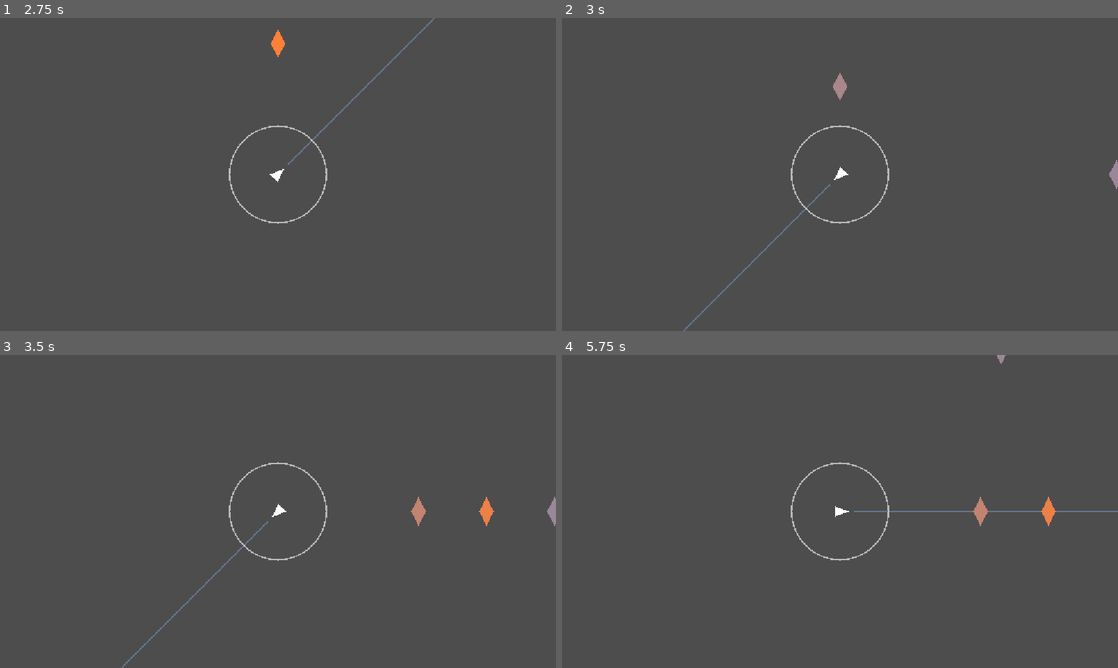
Above: before the commit, frames 1-4 (two rows, left to right).
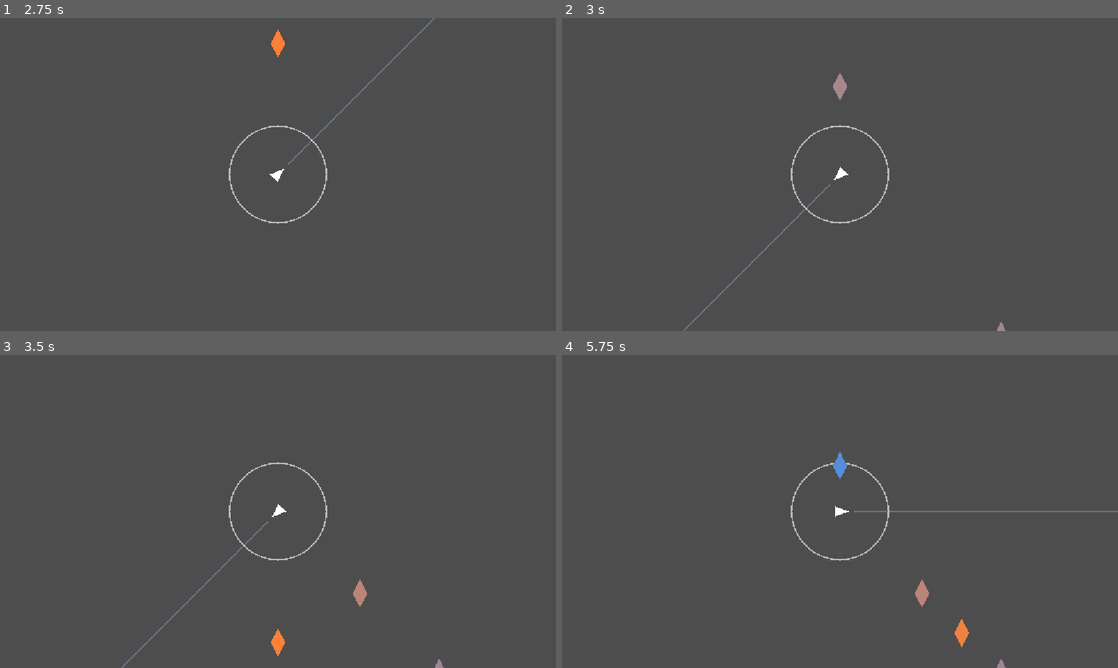
Above: after the commit, the same moments.

Repository: dreik123/MusicBullet
Game: Godot game, scene res://main.tscn
The game is run twice, just before and just after one commit, with the same random seed, the same clock (stepped at 60 frames per second) and the same inputs.
Inputs (mouse positions are in pixels of both pictures, inside the frame that each line leads up to):
- Up to frame 1 (2.75 s): tap Enter at 0.5, 2 s; move the mouse to (400, 158) at 0.52 s; press the mouse at (400, 158) at 0.53 s; tap Space at 1.25 s; move the mouse to (166, 190) at 1.27 s; release the mouse at (166, 190) at 1.28 s; click (166, 190) at 1.35 s; move the mouse to (333, 105) at 2.02 s; press the mouse at (333, 105) at 2.03 s
- Up to frame 2 (3 s): move the mouse to (812, 237) at 2.77 s; release the mouse at (812, 237) at 2.78 s; click (812, 237) at 2.85 s
- Up to frame 3 (3.5 s): no input
- Up to frame 4 (5.75 s): move the mouse to (1006, 558) at 3.52 s; press the mouse at (1006, 558) at 3.53 s; move the mouse to (673, 464) at 4.27 s; release the mouse at (673, 464) at 4.28 s; click (673, 464) at 4.35 s; move the mouse to (867, 511) at 5.02 s; press the mouse at (867, 511) at 5.03 s

Frame 1 is identical in both runs. In frame 2, 0.1% of the frame differs, in the area x 78-100%, y 45-100%; in frame 3, 0.6%; in frame 4, 0.7%, in the area x 48-89%, y 0-100%.

Commit message:
implemented paino voice and added bass notes

Diff:
--- a/main.gd
+++ b/main.gd
@@ -21,81 +21,84 @@
 var NOTE_SPEED = 6.0
 
 var notes = [
-	{"time": 0.0, "pitches": [64]},
-	{"time": 0.5, "pitches": [69]},
-	{"time": 0.75, "pitches": [72]},
-	{"time": 1.0, "pitches": [71]},
-	{"time": 2.0, "pitches": [65]},
-	{"time": 2.5, "pitches": [72]},
-	{"time": 2.75, "pitches": [71]},
-	{"time": 3.0, "pitches": [69]},
-	{"time": 3.25, "pitches": [67]},
-	{"time": 3.75, "pitches": [69]},
-	{"time": 4.0, "pitches": [67]},
-	{"time": 4.25, "pitches": [67]},
-	{"time": 4.5, "pitches": [67]},
-	{"time": 5.0, "pitches": [63]},
-	{"time": 5.25, "pitches": [65]},
-	{"time": 5.5, "pitches": [67]},
-	{"time": 5.75, "pitches": [65]},
-	{"time": 6.0, "pitches": [63]},
-	{"time": 6.25, "pitches": [62]},
-	{"time": 6.5, "pitches": [63]},
-	{"time": 7.0, "pitches": [67]},
-	{"time": 7.25, "pitches": [65]},
-	{"time": 7.5, "pitches": [70]},
-	{"time": 7.75, "pitches": [72]},
-	{"time": 8.0, "pitches": [71]},
-	{"time": 8.25, "pitches": [69]},
-	{"time": 8.5, "pitches": [67]},
-	{"time": 8.75, "pitches": [69]},
-	{"time": 9.0, "pitches": [71]},
-	{"time": 10.0, "pitches": [67]},
-	{"time": 11.0, "pitches": [70, 72]},
-	{"time": 11.5, "pitches": [70, 72]},
-	{"time": 12.0, "pitches": [69, 70]},
-	{"time": 12.5, "pitches": [69, 70]},
-	{"time": 13.0, "pitches": [67]},
-	{"time": 14.0, "pitches": [67]},
-	{"time": 14.25, "pitches": [65]},
-	{"time": 14.5, "pitches": [62]},
-	{"time": 14.75, "pitches": [65]},
-	{"time": 15.0, "pitches": [60, 67]},
-	{"time": 15.5, "pitches": [60, 67]},
-	{"time": 16.0, "pitches": [67]},
-	{"time": 16.5, "pitches": [60, 67]},
-	{"time": 17.0, "pitches": [63]},
-	{"time": 17.5, "pitches": [59, 65]},
-	{"time": 18.0, "pitches": [67]},
-	{"time": 18.5, "pitches": [59, 65]},
-	{"time": 19.0, "pitches": [62]},
-	{"time": 19.5, "pitches": [55, 62]},
-	{"time": 20.0, "pitches": [63]},
-	{"time": 20.25, "pitches": [67, 74]},
-	{"time": 20.5, "pitches": [67, 74]},
-	{"time": 21.0, "pitches": [60, 63, 67]},
-	{"time": 21.5, "pitches": [60, 63, 67]},
-	{"time": 22.0, "pitches": [55]},
-	{"time": 22.25, "pitches": [57]},
-	{"time": 22.5, "pitches": [60]},
-	{"time": 23.5, "pitches": [60]},
-	{"time": 24.0, "pitches": [60]},
-	{"time": 24.25, "pitches": [59]},
-	{"time": 24.5, "pitches": [57]},
-	{"time": 24.75, "pitches": [55]},
-	{"time": 26.0, "pitches": [64, 69]},
-	{"time": 26.5, "pitches": [67]},
-	{"time": 27.0, "pitches": [62]},
-	{"time": 27.5, "pitches": [67]},
-	{"time": 28.0, "pitches": [60, 69]},
-	{"time": 28.25, "pitches": [57, 65]},
-	{"time": 28.5, "pitches": [69]},
-	{"time": 29.5, "pitches": [64, 71]},
-	{"time": 30.0, "pitches": [74]},
-	{"time": 30.5, "pitches": [76]},
-	{"time": 31.0, "pitches": [76]},
-	{"time": 31.5, "pitches": [72, 83]},
-	{"time": 32.0, "pitches": [67]},
+	{"time": 0.0, "pitches": [50, 64], "duration": 2.0},
+	{"time": 0.5, "pitches": [69], "duration": 0.25},
+	{"time": 0.75, "pitches": [72], "duration": 0.25},
+	{"time": 1.0, "pitches": [71], "duration": 0.5},
+	{"time": 2.0, "pitches": [50, 55, 65], "duration": 2.0},
+	{"time": 2.5, "pitches": [50, 55, 72], "duration": 1.0},
+	{"time": 2.75, "pitches": [71], "duration": 0.25},
+	{"time": 3.0, "pitches": [69], "duration": 0.25},
+	{"time": 3.25, "pitches": [67], "duration": 0.5},
+	{"time": 3.75, "pitches": [69], "duration": 0.25},
+	{"time": 4.0, "pitches": [43, 67], "duration": 0.5},
+	{"time": 4.25, "pitches": [67], "duration": 0.25},
+	{"time": 4.5, "pitches": [43, 48, 67], "duration": 0.5},
+	{"time": 5.0, "pitches": [43, 48, 63], "duration": 0.5},
+	{"time": 5.25, "pitches": [65], "duration": 0.25},
+	{"time": 5.5, "pitches": [50, 67], "duration": 0.5},
+	{"time": 5.75, "pitches": [65], "duration": 0.25},
+	{"time": 6.0, "pitches": [43, 63], "duration": 0.5},
+	{"time": 6.25, "pitches": [62], "duration": 0.25},
+	{"time": 6.5, "pitches": [50, 63], "duration": 0.5},
+	{"time": 7.0, "pitches": [43, 67], "duration": 0.5},
+	{"time": 7.25, "pitches": [65], "duration": 0.25},
+	{"time": 7.5, "pitches": [48, 50, 70], "duration": 0.5},
+	{"time": 7.75, "pitches": [72], "duration": 0.25},
+	{"time": 8.0, "pitches": [38, 55, 71], "duration": 2.0},
+	{"time": 8.25, "pitches": [69], "duration": 0.25},
+	{"time": 8.5, "pitches": [67], "duration": 0.25},
+	{"time": 8.75, "pitches": [69], "duration": 0.25},
+	{"time": 9.0, "pitches": [71], "duration": 1.0},
+	{"time": 10.0, "pitches": [45, 55, 67], "duration": 2.0},
+	{"time": 11.0, "pitches": [51, 70], "duration": 1.0},
+	{"time": 11.5, "pitches": [70, 72], "duration": 0.5},
+	{"time": 12.0, "pitches": [50, 58, 69, 72], "duration": 1.0},
+	{"time": 12.5, "pitches": [69, 70], "duration": 0.5},
+	{"time": 13.0, "pitches": [55, 57, 67, 70], "duration": 1.0},
+	{"time": 14.0, "pitches": [45, 62, 67], "duration": 1.0},
+	{"time": 14.25, "pitches": [65], "duration": 0.25},
+	{"time": 14.5, "pitches": [62], "duration": 0.25},
+	{"time": 14.75, "pitches": [65], "duration": 0.25},
+	{"time": 15.0, "pitches": [38, 60], "duration": 1.0},
+	{"time": 15.5, "pitches": [60, 67], "duration": 0.5},
+	{"time": 16.0, "pitches": [41, 43, 67], "duration": 1.0},
+	{"time": 16.5, "pitches": [36, 44, 60], "duration": 0.5},
+	{"time": 17.0, "pitches": [38, 43, 63, 67], "duration": 1.0},
+	{"time": 17.5, "pitches": [59], "duration": 0.5},
+	{"time": 18.0, "pitches": [41, 43, 65, 67], "duration": 1.0},
+	{"time": 18.5, "pitches": [59], "duration": 0.5},
+	{"time": 19.0, "pitches": [36, 62, 65], "duration": 1.0},
+	{"time": 19.5, "pitches": [55], "duration": 0.5},
+	{"time": 20.0, "pitches": [36, 62, 63], "duration": 0.5},
+	{"time": 20.25, "pitches": [67], "duration": 0.25},
+	{"time": 20.5, "pitches": [39, 67, 74], "duration": 1.5},
+	{"time": 20.75, "pitches": [74], "duration": 0.25},
+	{"time": 21.0, "pitches": [60], "duration": 0.5},
+	{"time": 21.5, "pitches": [60, 63, 67], "duration": 0.5},
+	{"time": 22.0, "pitches": [36, 55, 63, 67], "duration": 0.5},
+	{"time": 22.25, "pitches": [57], "duration": 0.25},
+	{"time": 22.5, "pitches": [36, 41, 45, 60], "duration": 1.0},
+	{"time": 23.5, "pitches": [36, 43, 60], "duration": 1.0},
+	{"time": 24.0, "pitches": [36, 43, 60], "duration": 2.0},
+	{"time": 24.25, "pitches": [59], "duration": 0.25},
+	{"time": 24.5, "pitches": [57], "duration": 0.25},
+	{"time": 24.75, "pitches": [55], "duration": 0.25},
+	{"time": 26.0, "pitches": [39, 43, 64], "duration": 2.0},
+	{"time": 26.5, "pitches": [67, 69], "duration": 0.5},
+	{"time": 27.0, "pitches": [38, 50, 62], "duration": 1.0},
+	{"time": 27.5, "pitches": [67], "duration": 0.5},
+	{"time": 28.0, "pitches": [41, 45, 60], "duration": 1.0},
+	{"time": 28.25, "pitches": [57, 69], "duration": 0.25},
+	{"time": 28.5, "pitches": [65, 69], "duration": 1.0},
+	{"time": 29.0, "pitches": [45], "duration": 1.0},
+	{"time": 29.5, "pitches": [64], "duration": 0.5},
+	{"time": 30.0, "pitches": [40, 71, 74], "duration": 1.0},
+	{"time": 30.5, "pitches": [76], "duration": 0.5},
+	{"time": 31.0, "pitches": [41, 48, 76], "duration": 1.0},
+	{"time": 31.5, "pitches": [72], "duration": 0.5},
+	{"time": 32.0, "pitches": [45, 48, 67, 83], "duration": 2.0},
+	{"time": 34.0, "pitches": [55, 59], "duration": 2.0},
 ]
 
 func _ray_viewport_exit_distance(origin: Vector2, direction: Vector2) -> float:
@@ -207,6 +210,7 @@
 		player_position,
 		note_data["time"]
 	)
+	note.duration = note_data.get("duration", 1.0)
 
 func get_note_spawn_radius():
 	var viewport_rect = get_viewport_rect()
@@ -281,14 +285,12 @@
 
 		if was_hit:
 			for pitch in chart_note["pitches"]:
-				play_melody_sound(pitch)
+				play_melody_sound(pitch, chart_note.get("duration", 1.0))
 
 		last_time = current_time
 
-func play_melody_sound(pitch: int):
-	var note_audio = $Player/NoteAudio
-	note_audio.pitch_scale = pow(2.0, (pitch - 60) / 12.0)
-	note_audio.play()
+func play_melody_sound(pitch: int, duration: float):
+	$Player.play_note_sound(pitch, duration)
 
 func get_viewport_entry_ratio(start_position: Vector2, end_position: Vector2, viewport_rect: Rect2):
 	var delta = end_position - start_position
--- a/note.gd
+++ b/note.gd
@@ -10,6 +10,7 @@
 var visible_duration = 0.0
 var target_position: Vector2
 var direction: Vector2
+var duration = 1.0
 
 @onready var visual = $Polygon2D
 
--- a/player.gd
+++ b/player.gd
@@ -72,11 +72,21 @@
 	if collider.is_in_group("notes"):
 		handle_note_hit(collider, shot_time)
 
+func play_note_sound(pitch: int, duration: float):
+	var player = AudioStreamPlayer.new()
+	player.stream = note_audio.stream
+	player.pitch_scale = pow(2.0, (pitch - 60) / 12.0)
+	add_child(player)
+	player.play()
+	var tween = create_tween()
+	tween.tween_interval(duration)
+	tween.tween_property(player, "volume_db", -40.0, 0.25)
+	tween.tween_callback(player.queue_free)
+
 func handle_note_hit(note, shot_time):
 	# Play each pitch in the note's pitches array
 	for pitch in note.pitches:
-		note_audio.pitch_scale = pow(2.0, (pitch - 60) / 12.0)
-		note_audio.play()
+		play_note_sound(pitch, note.duration)
 
 	var timing_error = shot_time - note.time
 	var absolute_error = abs(timing_error)
